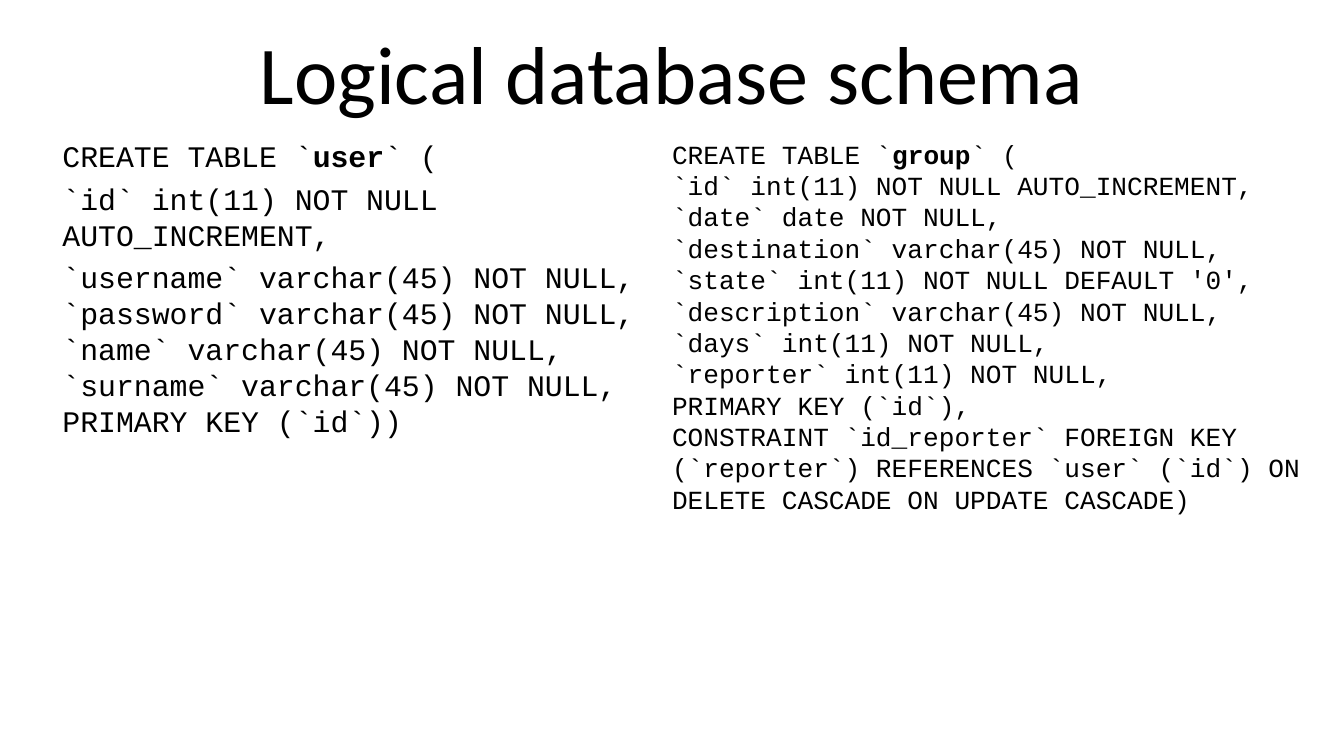
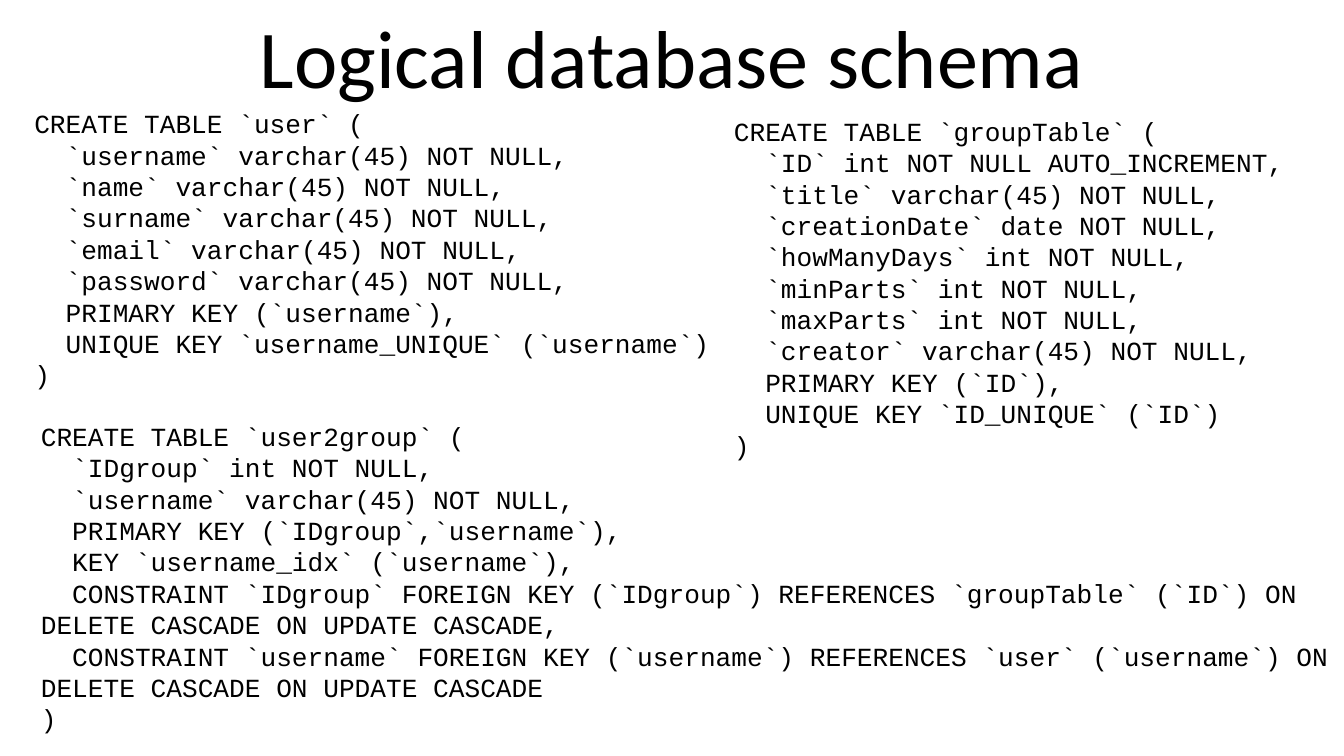
Before and after one commit to lucanotluka/Tecnologie-Informatiche-per-il-Web_-_HTML-Only, a slide deck: slide 4 of TIW-GruppiHTMLOnly.pptx. Drawn at 1344x756 pixels with LibreOffice and Linux fonts; fonts in the diff are those of the drawing. Boxes give left, top, right and bottom in pixels: in the first picture for what was removed or moved away, otherwise in the second. Text is boxed around its words. In the diff, an @@ line names an element or a change of style, - is before the commit and + after.

Commit message:
Finished PPTX

```diff
--- a/TIW-GruppiHTMLOnly.pptx
+++ b/TIW-GruppiHTMLOnly.pptx
@@ title "Logical database schema": place and size @@
-title "Logical database schema" at [260,47,1083,118]
+title "Logical database schema" at [260,31,1083,102]
@@ text at [34,115,332,134]: size 16 to 14 pt in "CREATE TABLE `user` ("; bold off in "`user`"; less space between paragraphs @@
@@ text "CREATE TABLE `user` (": place and size @@
-text "CREATE TABLE `user` (" at [62,146,634,439]
+text "CREATE TABLE `user` (" at [34,115,709,359]
@@ text at [66,146,709,359]: text changed; size 16 to 14 pt @@
-`id` int(11) NOT NULL AUTO_INCREMENT,
-`username` varchar(45) NOT NULL, `password` varchar(45) NOT NULL, `name` varchar(45) NOT NULL, `surname` varchar(45) NOT NULL, PRIMARY KEY (`id`))
+`username` varchar(45) NOT NULL,
+`name` varchar(45) NOT NULL,
+`surname` varchar(45) NOT NULL,
+`email` varchar(45) NOT NULL,
+`password` varchar(45) NOT NULL,
+PRIMARY KEY (`username`),
+UNIQUE KEY `username_UNIQUE` (`username`)
+)
@@ text at [734,123,1283,429]: text changed @@
-CREATE TABLE `group` (
-`id` int(11) NOT NULL AUTO_INCREMENT, `date` date NOT NULL,
-`destination` varchar(45) NOT NULL, `state` int(11) NOT NULL DEFAULT '0', `description` varchar(45) NOT NULL, `days` int(11) NOT NULL,
-`reporter` int(11) NOT NULL,
-PRIMARY KEY (`id`),
-CONSTRAINT `id_reporter` FOREIGN KEY (`reporter`) REFERENCES `user` (`id`) ON DELETE CASCADE ON UPDATE CASCADE)
+CREATE TABLE `groupTable` (
+`ID` int NOT NULL AUTO_INCREMENT,
+`title` varchar(45) NOT NULL,
+`creationDate` date NOT NULL,
+`howManyDays` int NOT NULL,
+`minParts` int NOT NULL,
+`maxParts` int NOT NULL,
+`creator` varchar(45) NOT NULL,
+PRIMARY KEY (`ID`),
+UNIQUE KEY `ID_UNIQUE` (`ID`)
+)
@@ text added at [41,428,1327,698], 14 pt, text #000000 @@
+CREATE TABLE `user2group` (
+`IDgroup` int NOT NULL,
+`username` varchar(45) NOT NULL,
+PRIMARY KEY (`IDgroup`,`username`),
+KEY `username_idx` (`username`),
+CONSTRAINT `IDgroup` FOREIGN KEY (`IDgroup`) REFERENCES `groupTable` (`ID`) ON DELETE CASCADE ON UPDATE CASCADE,
+CONSTRAINT `username` FOREIGN KEY (`username`) REFERENCES `user` (`username`) ON DELETE CASCADE ON UPDATE CASCADE
+)
```
Also in this commit, not shown: 5 other slides changed, 12 slides added, 11 slides removed.
